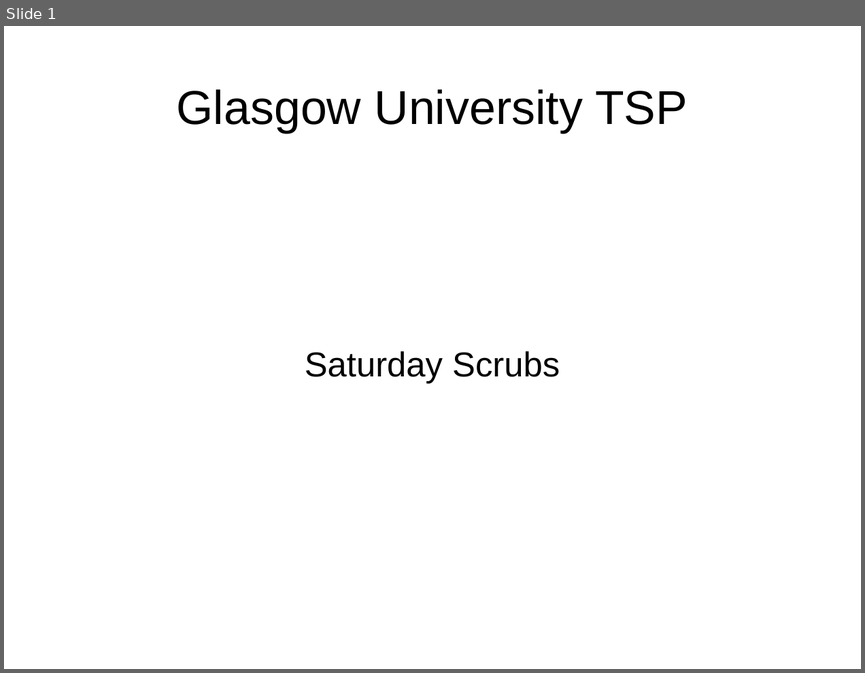
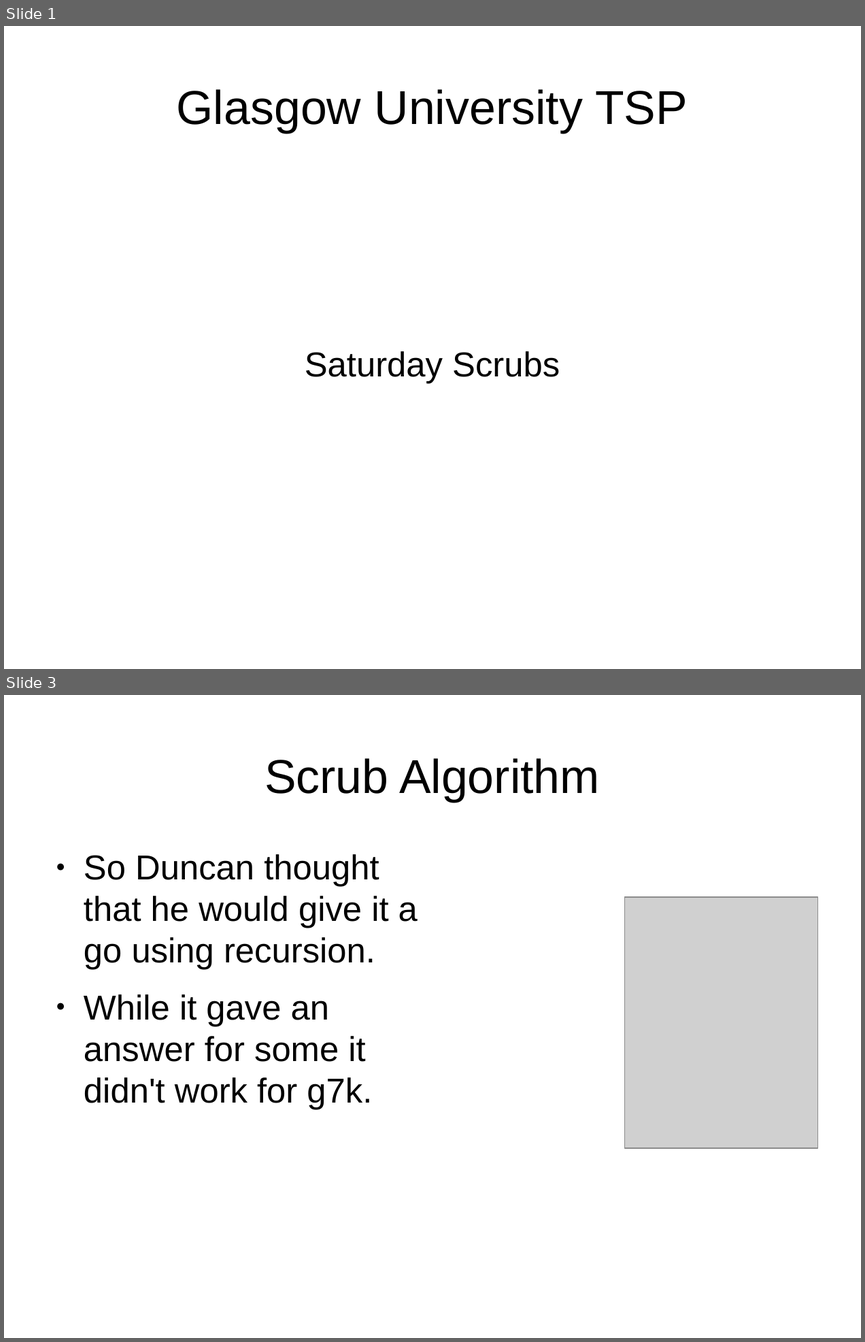
Before and after one commit to 2090140L/Glasgow-TSP-Challenge, a slide deck: presentation.odp. Shown one above the other, each under a label of ours: slide 1 before the commit, slides 1 and 3 after it; the slides between them are not shown. The pictures are 865x673 and 865x1342 pixels, drawn with LibreOffice and Linux fonts; fonts in the diff are those of the drawing; grey boxes stand for pictures. Boxes give left, top, right and bottom in pixels: in the first picture for what was removed or moved away, otherwise in the second. Text is boxed around its words. In the diff, an @@ line names an element or a change of style, - is before the commit and + after.

```diff
--- a/presentation.odp
+++ b/presentation.odp
@@ slide 3 added at <box>4,695,861,1338</box>, background #FFFFFF @@
@@ title added at <box>264,758,600,802</box>, 44 pt, text #000000 @@
+Scrub Algorithm
@@ text added at <box>84,854,417,1109</box>, 32 pt, text #000000 @@
+● So Duncan thought that he would give it a go using recursion.
+● While it gave an answer for some it didn't work for g7k.
@@ picture added at <box>624,897,818,1149</box> @@
```
Also in this commit, not shown: 2 slides changed, 3 other slides added, 5 slides removed, 2 other files.
